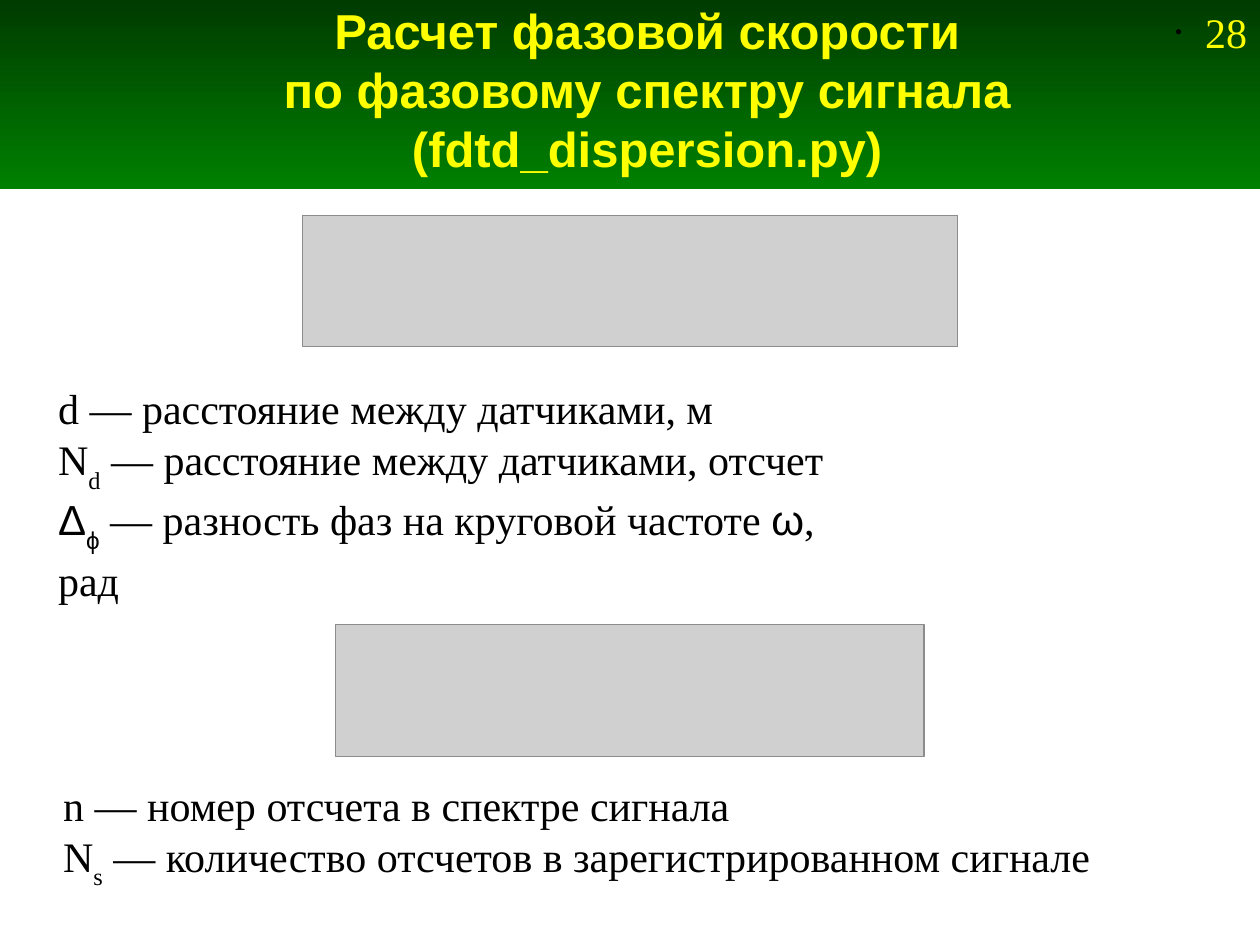
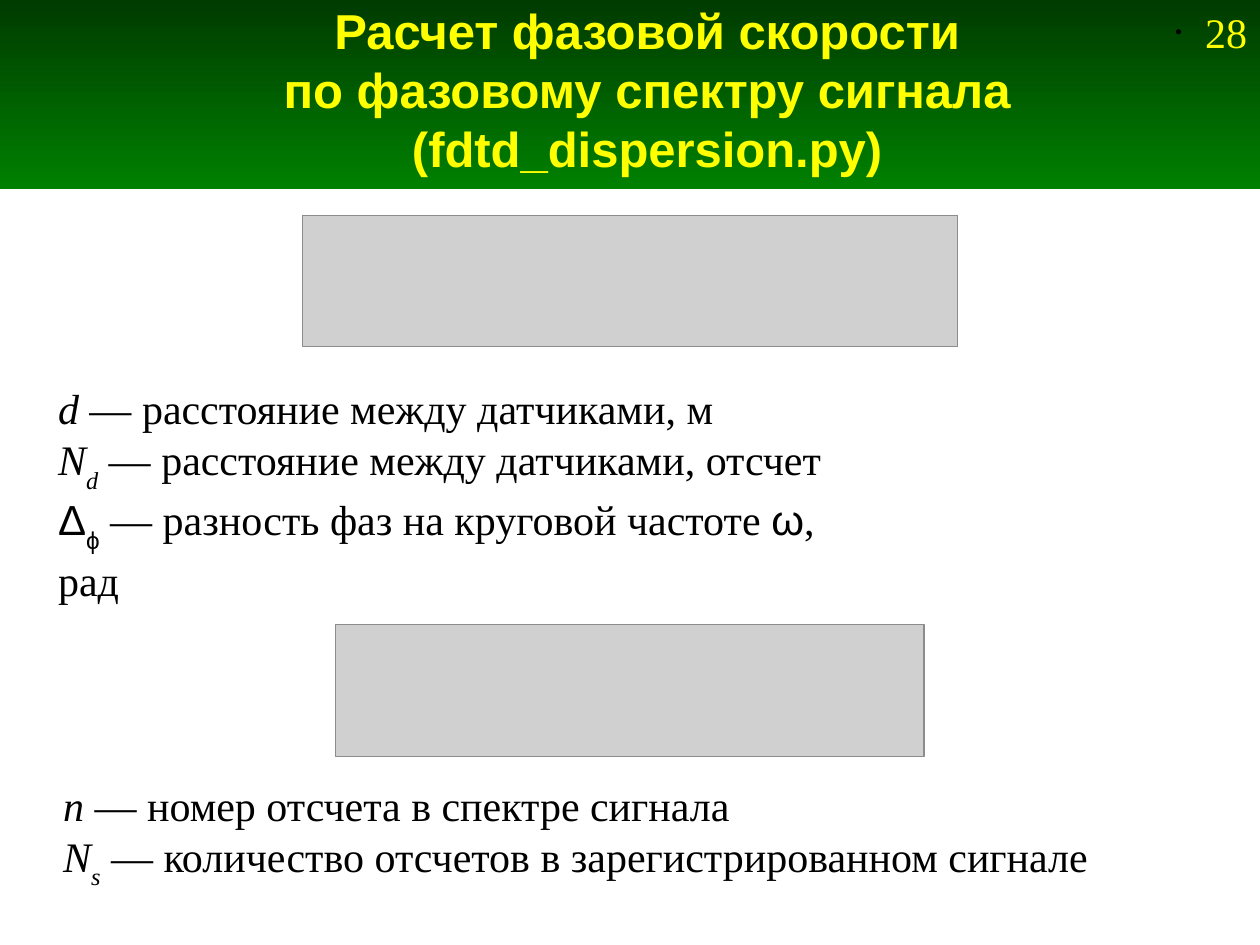
Before and after one commit to Jenyay/modelling, a slide deck: slide 28 of fdtd/presentations/11. FDTD-1D Numerical dispersion.odp. Drawn at 1260x945 pixels with LibreOffice and Linux fonts; fonts in the diff are those of the drawing; grey boxes stand for pictures. Boxes give left, top, right and bottom in pixels: in the first picture for what was removed or moved away, otherwise in the second. Text is boxed around its words. In the diff, an @@ line names an element or a change of style, - is before the commit and + after.

```diff
--- a/fdtd/presentations/11. FDTD-1D Numerical dispersion.odp
+++ b/fdtd/presentations/11. FDTD-1D Numerical dispersion.odp
@@ text at <box>58,395,821,484</box>: italic on in "d", "Nd" @@
@@ text "n — номер отсчета в ..." at <box>63,801,1087,881</box>: italic on in "n", "Ns" @@
```
Also in this commit, not shown: 2 other slides changed, 1 slide added, 3 slides removed, 3 other files.
